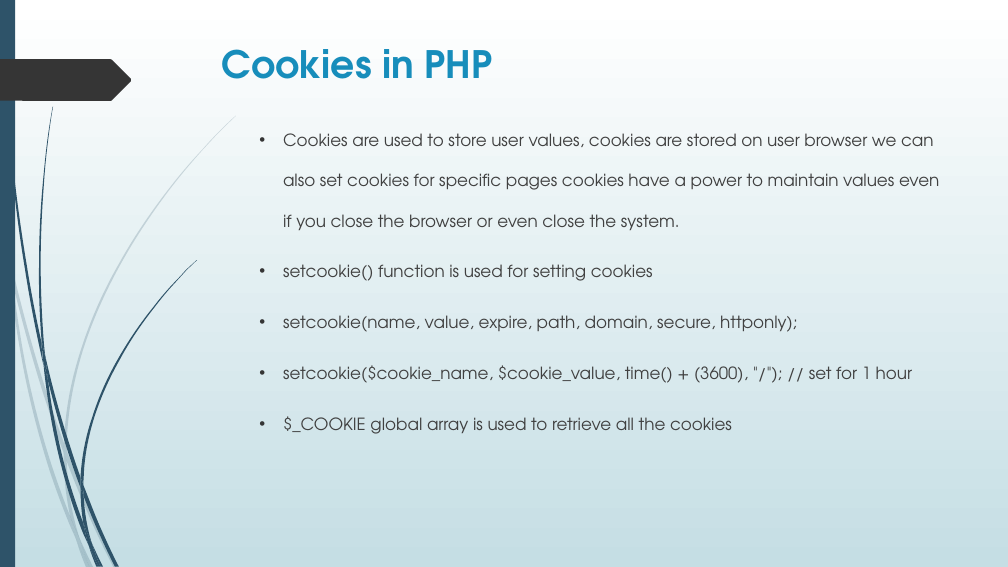
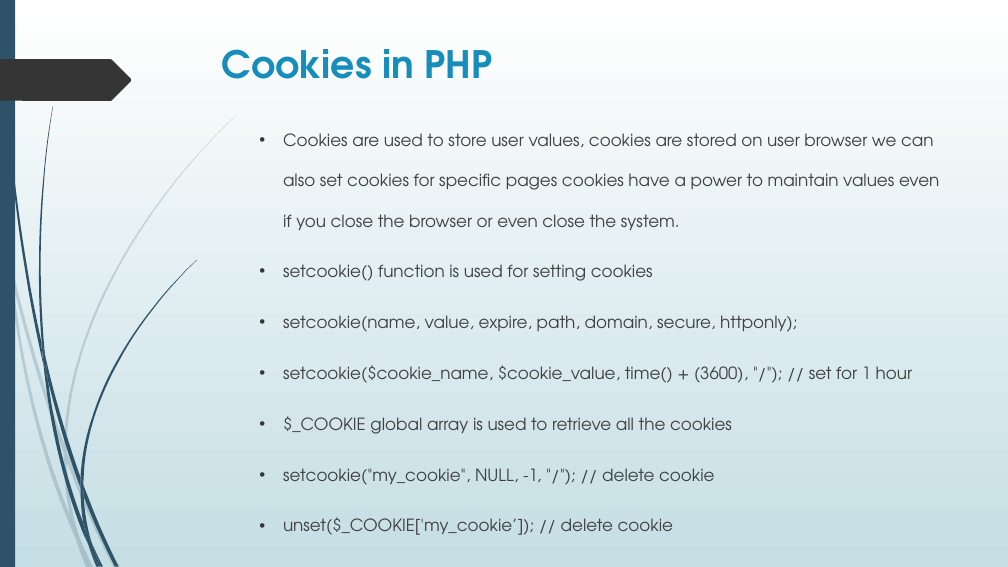
Before and after one commit to amskz401/Web-Batch-01-PNY, a slide deck: slide 25 of Muhammad Farhan (PHP).pptx. Drawn at 1008x567 pixels with LibreOffice and Linux fonts; fonts in the diff are those of the drawing. Boxes give left, top, right and bottom in pixels: in the first picture for what was removed or moved away, otherwise in the second. Text is boxed around its words. In the diff, an @@ line names an element or a change of style, - is before the commit and + after.

```diff
--- a/Muhammad Farhan (PHP).pptx
+++ b/Muhammad Farhan (PHP).pptx
@@ text at bbox=[283, 468, 714, 535]: paragraphs added @@
+  • setcookie("my_cookie", NULL, -1, "/"); // delete cookie
+  • unset($_COOKIE['my_cookie’]); // delete cookie
```
Also in this commit, not shown: 3 other slides changed, 3 other files.
